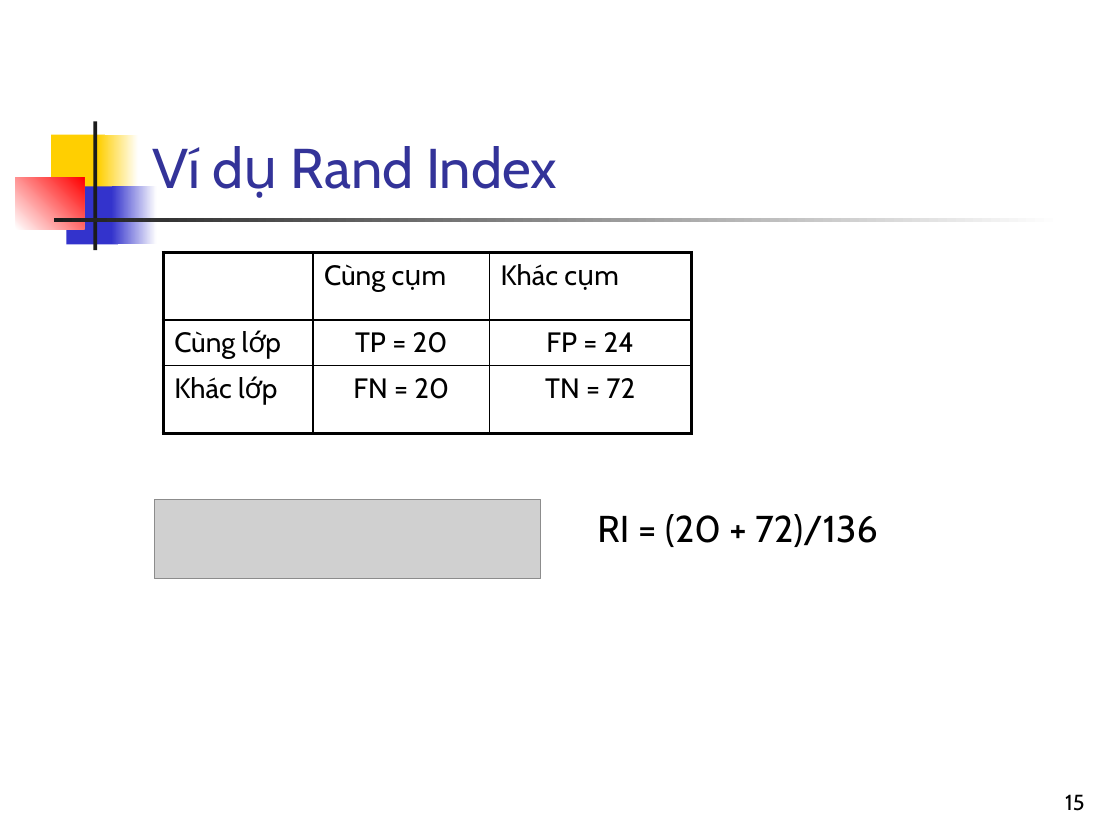
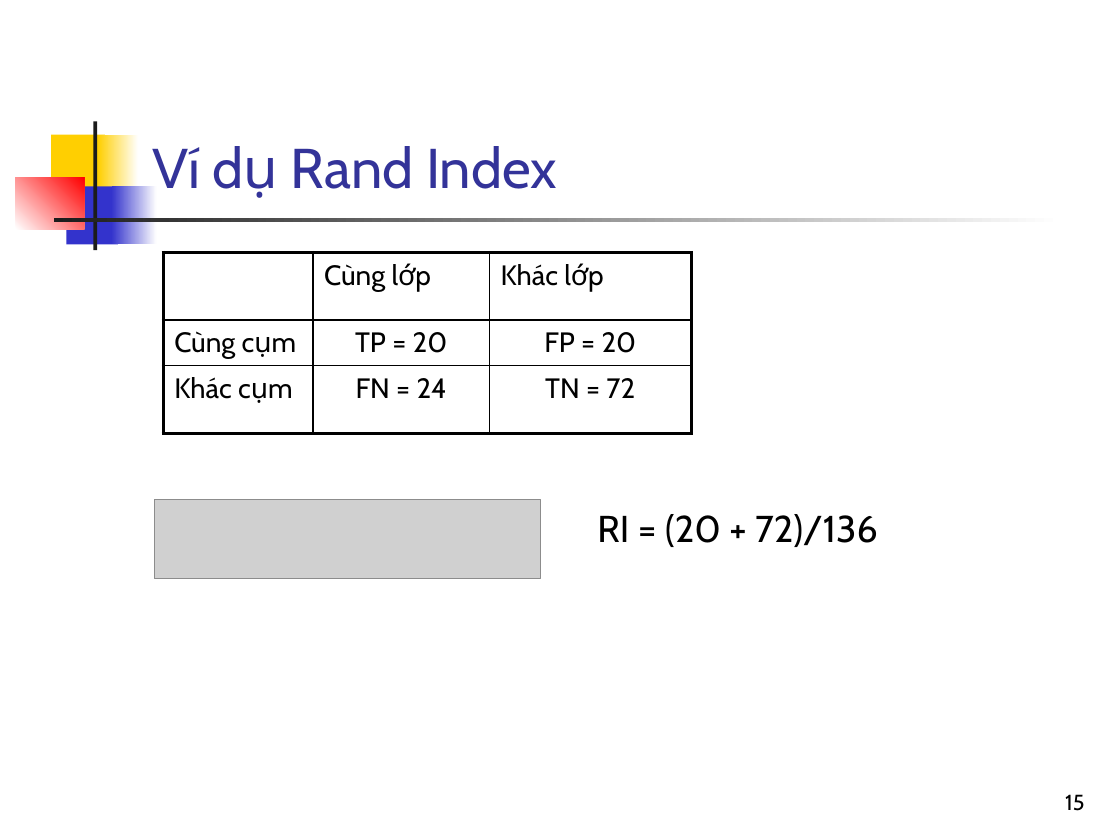
Before and after one commit to nguyenkhanhthien/IT4853, a slide deck: slide 15 of Bai 18b Chia cum va ung dung trong tim kiem_phần 2.pptx. Drawn at 1120x840 pixels with LibreOffice and Linux fonts; fonts in the diff are those of the drawing; grey boxes stand for pictures. Boxes give left, top, right and bottom in pixels: in the first picture for what was removed or moved away, otherwise in the second. Text is boxed around its words. In the diff, an @@ line names an element or a change of style, - is before the commit and + after.

```diff
--- a/Bai 18b Chia cum va ung dung trong tim kiem_phần 2.pptx
+++ b/Bai 18b Chia cum va ung dung trong tim kiem_phần 2.pptx
@@ table at (164,252,691,432) @@
-row 1, column 2: Cùng cụm
+row 1, column 2: Cùng lớp
-row 1, column 3: Khác cụm
+row 1, column 3: Khác lớp
-row 2, column 1: Cùng lớp
+row 2, column 1: Cùng cụm
-row 2, column 3: FP = 24
+row 2, column 3: FP = 20
-row 3, column 1: Khác lớp
+row 3, column 1: Khác cụm
-row 3, column 2: FN = 20
+row 3, column 2: FN = 24
```
Also in this commit, not shown: 2 other slides changed, 1 other file.
